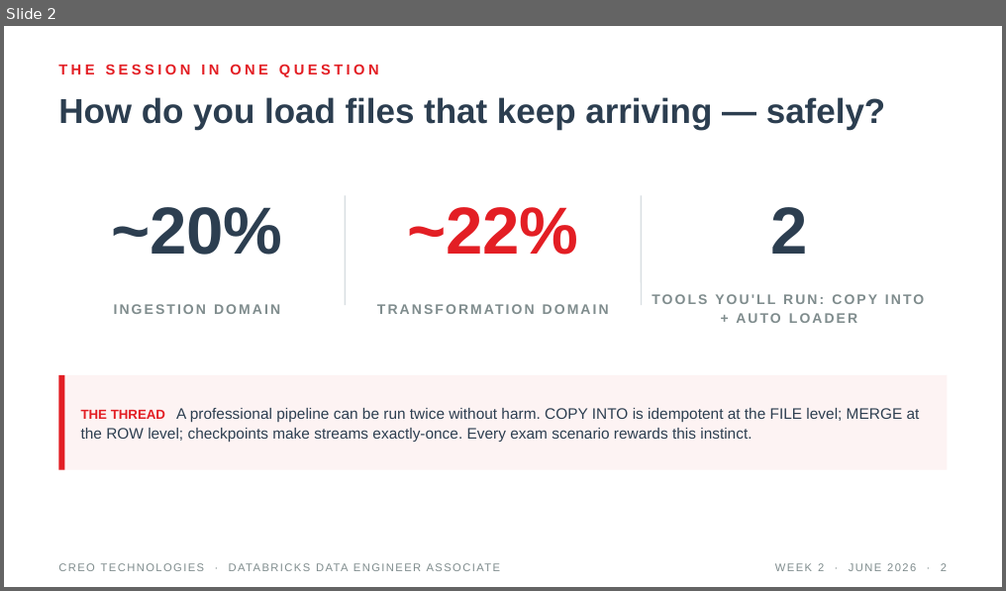
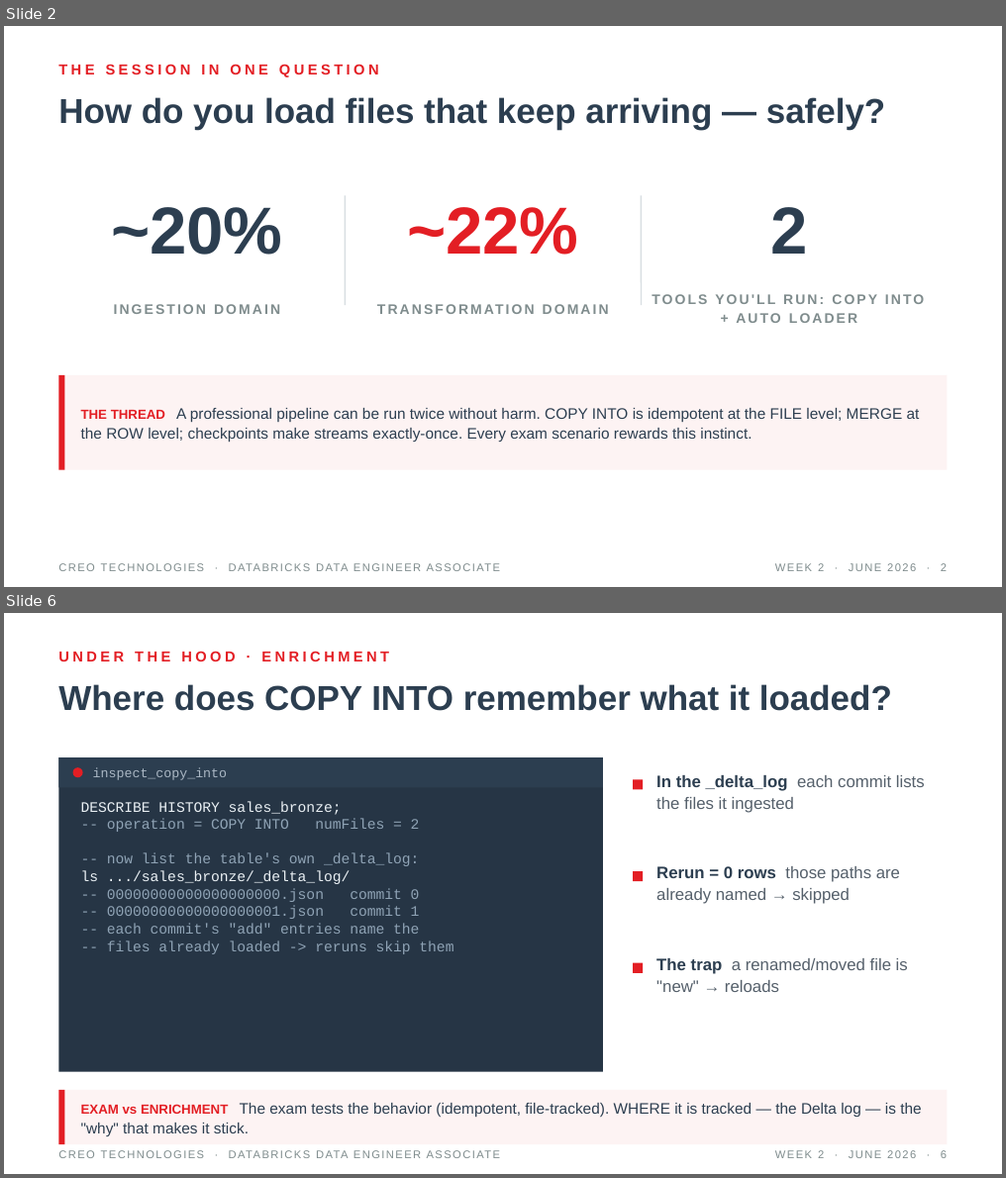
Before and after one commit to tatwan/Databricks_DE_Associate, a slide deck: slides/Week2_Ingestion_Transformations.pptx. Shown one above the other, each under a label of ours: slide 2 before the commit, slides 2 and 6 after it; the slides between them are not shown. The pictures are 1006x591 and 1006x1178 pixels, drawn with LibreOffice and Linux fonts; fonts in the diff are those of the drawing. Boxes give left, top, right and bottom in pixels: in the first picture for what was removed or moved away, otherwise in the second. Text is boxed around its words. In the diff, an @@ line names an element or a change of style, - is before the commit and + after.

Commit message:
updates to Week 2 slides and notebook

```diff
--- a/slides/Week2_Ingestion_Transformations.pptx
+++ b/slides/Week2_Ingestion_Transformations.pptx
@@ slide 6 added at (4, 613, 1002, 1174), background #FFFFFF @@
@@ text added at (58, 651, 389, 662), 10.5 pt, text #E31E24, bold @@
+UNDER THE HOOD · ENRICHMENT
@@ text added at (58, 684, 892, 711), 25 pt, text #2C3E50, bold @@
+Where does COPY INTO remember what it loaded?
@@ rectangle added at (58, 758, 603, 1072), fill #263545 @@
@@ rectangle added at (58, 758, 603, 787), fill #2C3E50 @@
@@ ellipse added at (73, 767, 83, 777), fill #E31E24 @@
@@ text added at (93, 767, 227, 780), 9.5 pt, text #AAB7C4 @@
+inspect_copy_into
@@ rectangle added at (633, 779, 643, 789), fill #E31E24 @@
@@ text added at (656, 775, 925, 813), 12 pt, text #55606B @@
+In the _delta_log each commit lists the files it ingested
@@ text added at (81, 801, 453, 955), 10.5 pt, text #8FA3B5 @@
+DESCRIBE HISTORY sales_bronze;
+-- operation = COPY INTO numFiles = 2
+-- now list the table's own _delta_log:
+ls .../sales_bronze/_delta_log/
+-- 00000000000000000000.json commit 0
+-- 00000000000000000001.json commit 1
+-- each commit's "add" entries name the
+-- files already loaded -> reruns skip them
@@ rectangle added at (633, 871, 643, 881), fill #E31E24 @@
@@ text added at (656, 866, 900, 904), 12 pt, text #55606B @@
+Rerun = 0 rows those paths are already named → skipped
@@ rectangle added at (633, 963, 643, 973), fill #E31E24 @@
@@ text added at (656, 959, 908, 992), 12 pt, text #55606B @@
+The trap a renamed/moved file is "new" → reloads
@@ rectangle added at (58, 1090, 947, 1145), fill #FDF3F3 @@
@@ rectangle added at (58, 1090, 64, 1145), fill #E31E24 @@
@@ text added at (81, 1103, 921, 1137), 11 pt, text #2C3E50 @@
+EXAM vs ENRICHMENT The exam tests the behavior (idempotent, file-tracked). WHERE it is tracked — the Delta log — is the "why" that makes it stick.
@@ text added at (58, 1142, 608, 1166), 8 pt, text #7F8C8D @@
+CREO TECHNOLOGIES · DATABRICKS DATA ENGINEER ASSOCIATE
@@ text added at (775, 1151, 946, 1158), 8 pt, text #7F8C8D @@
+WEEK 2 · JUNE 2026 · 6
```
Also in this commit, not shown: 14 slides changed, 6 other slides added, 1 other file.
